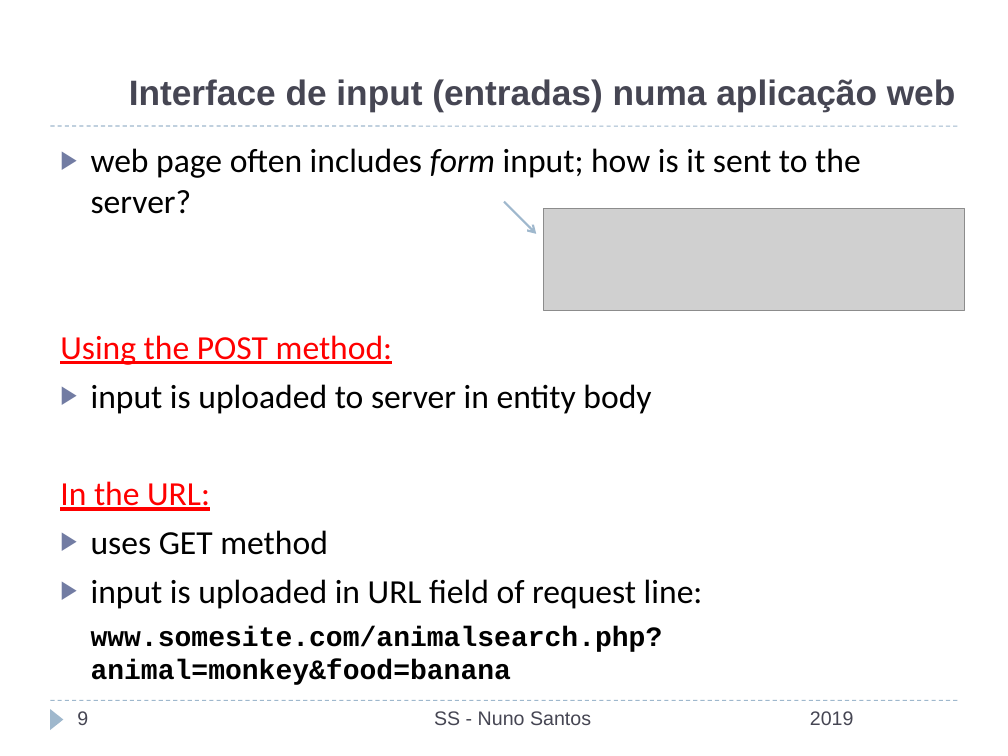
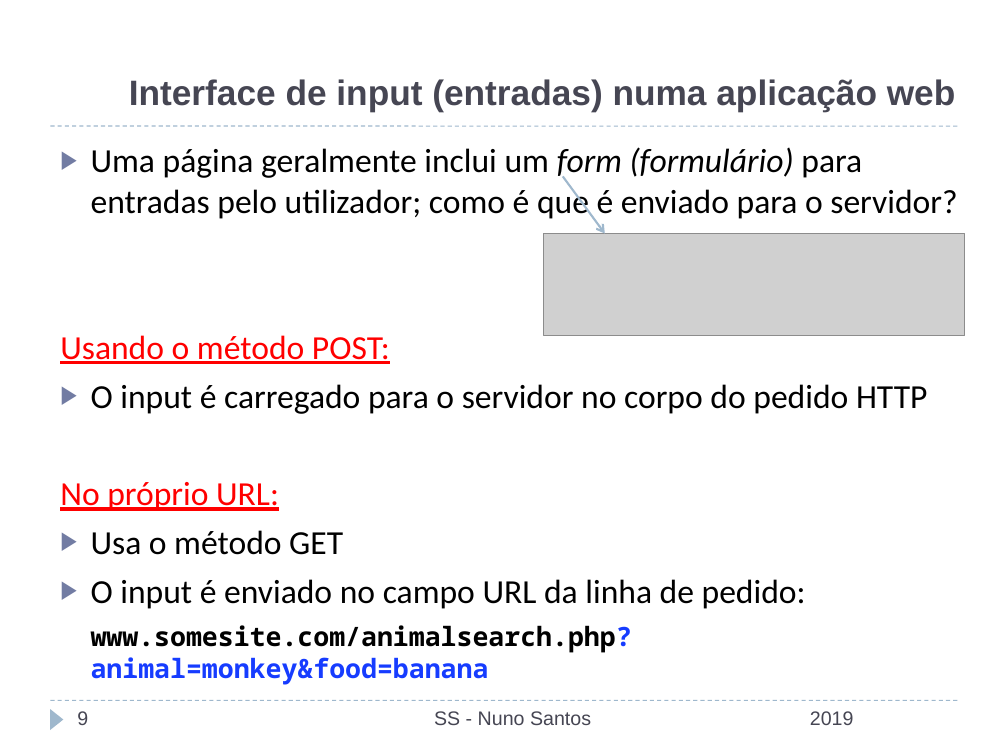
Before and after one commit to nuno-santos/acite2019, a slide deck: slide 9 of teoricas/acite2019-05-web_bd.pptx. Drawn at 1008x756 pixels with LibreOffice and Linux fonts; fonts in the diff are those of the drawing; grey boxes stand for pictures; background and template pictures are left out. Boxes give left, top, right and bottom in pixels: in the first picture for what was removed or moved away, otherwise in the second. Text is boxed around its words. In the diff, an @@ line names an element or a change of style, - is before the commit and + after.

```diff
--- a/teoricas/acite2019-05-web_bd.pptx
+++ b/teoricas/acite2019-05-web_bd.pptx
@@ text at [60,147,957,609]: text changed @@
-▶ web page often includes form input; how is it sent to the server?
-Using the POST method:
-▶ input is uploaded to server in entity body
-In the URL:
-▶ uses GET method
-▶ input is uploaded in URL field of request line:
+▶ Uma página geralmente inclui um form (formulário) para entradas pelo utilizador; como é que é enviado para o servidor?
+Usando o método POST:
+▶ O input é carregado para o servidor no corpo do pedido HTTP
+No próprio URL:
+▶ Usa o método GET
+▶ O input é enviado no campo URL da linha de pedido:
@@ arrow moved from (504, 202) - (536, 234) to (562, 176) - (605, 234) @@
@@ picture: place and size @@
-picture at [543,209,965,310]
+picture at [543,234,965,336]
@@ text at [91,625,633,685]: size 20 to 19 pt, font Courier New to Noto Sans Mono, text colour #000000 to #163CFF in "www.somesite.com/animalsearch.php?animal=monkey&food=banana" @@
```
Also in this commit, not shown: 14 other slides changed, 1 other file.
